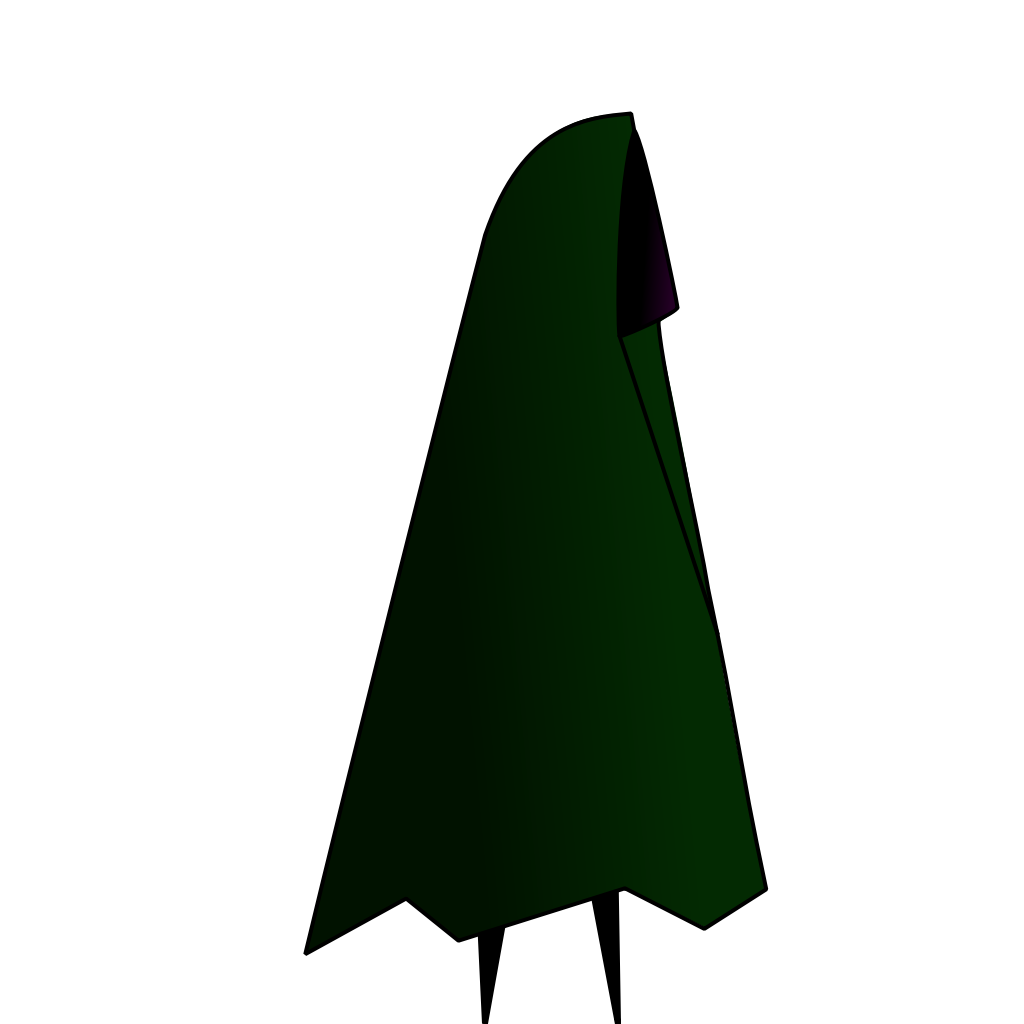
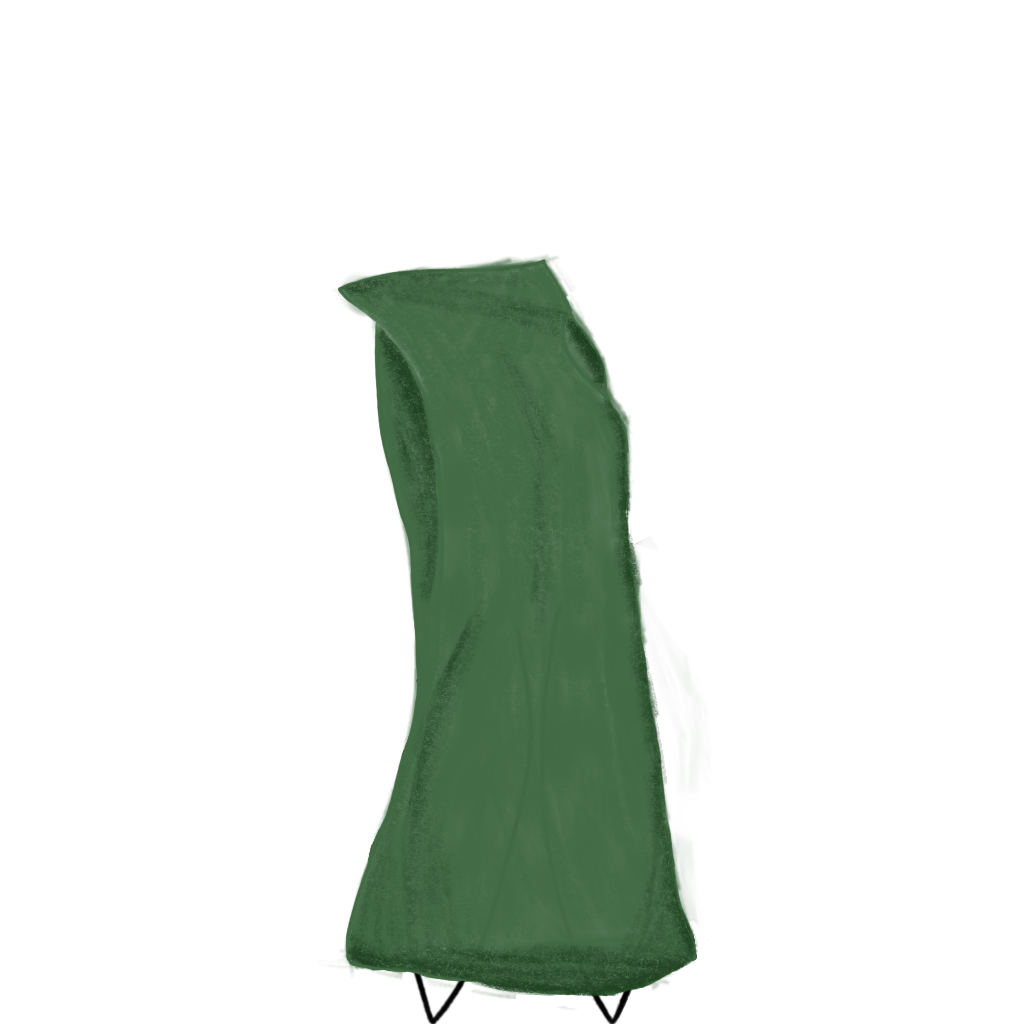
The second 1024px x 1024px image is a revision of the first. Changes to its layers:
added layer "Cloak" above "Leg L" over [303, 193, 769, 1024]
added layer "Leg L" above "Leg R" over [356, 577, 676, 1024]
added layer "Leg R" above "Vector" over [356, 577, 676, 1024]
moved "body" into group "Vector" over [303, 514, 769, 1024]
